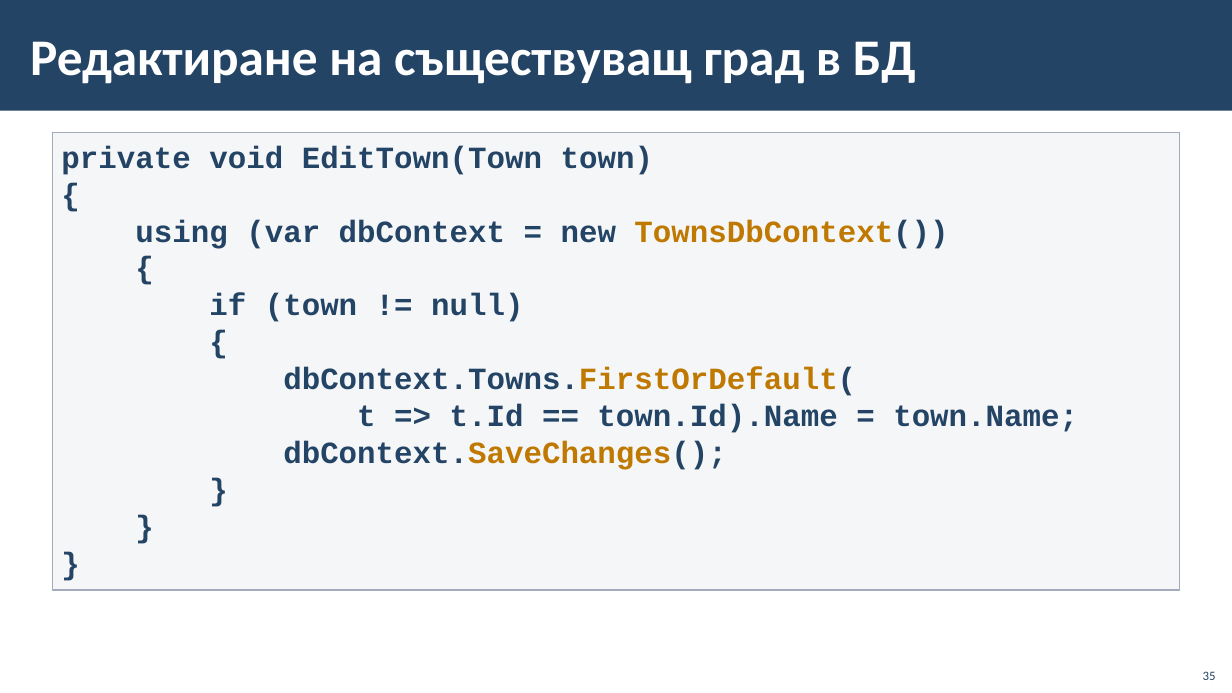
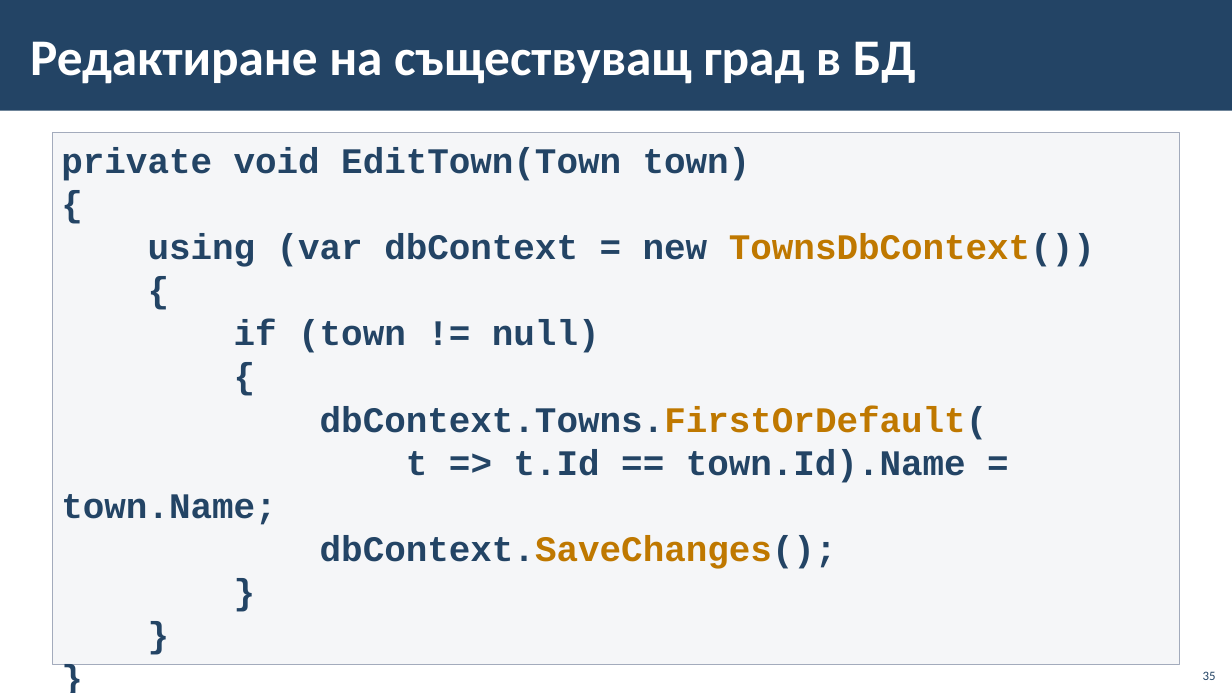
Before and after one commit to BG-IT-Edu/School-Programming, a slide deck: slide 35 of Courses/Software-Sciences/Module-4-Information-Systems-New/06-CRUD-with-EF-and-Windows-Forms/06-CRUD-with-EF-Core-and-Windows-Forms.pptx. Drawn at 1232x693 pixels with LibreOffice and Linux fonts; fonts in the diff are those of the drawing; background and template pictures are left out. Boxes give left, top, right and bottom in pixels: in the first picture for what was removed or moved away, otherwise in the second. Text is boxed around its words. In the diff, an @@ line names an element or a change of style, - is before the commit and + after.

Commit message:
minor fixes

```diff
--- a/Courses/Software-Sciences/Module-4-Information-Systems-New/06-CRUD-with-EF-and-Windows-Forms/06-CRUD-with-EF-Core-and-Windows-Forms.pptx
+++ b/Courses/Software-Sciences/Module-4-Information-Systems-New/06-CRUD-with-EF-and-Windows-Forms/06-CRUD-with-EF-Core-and-Windows-Forms.pptx
@@ rectangle "private void EditTown(Town town)": place and size @@
-rectangle "private void EditTown(Town town)" at [53, 133, 1180, 591]
+rectangle "private void EditTown(Town town)" at [53, 133, 1180, 665]
@@ rectangle "private void EditTown(Town town)" at [53, 133, 1180, 665]: size 24 to 28 pt @@
```
Also in this commit, not shown: 2 other slides changed.
